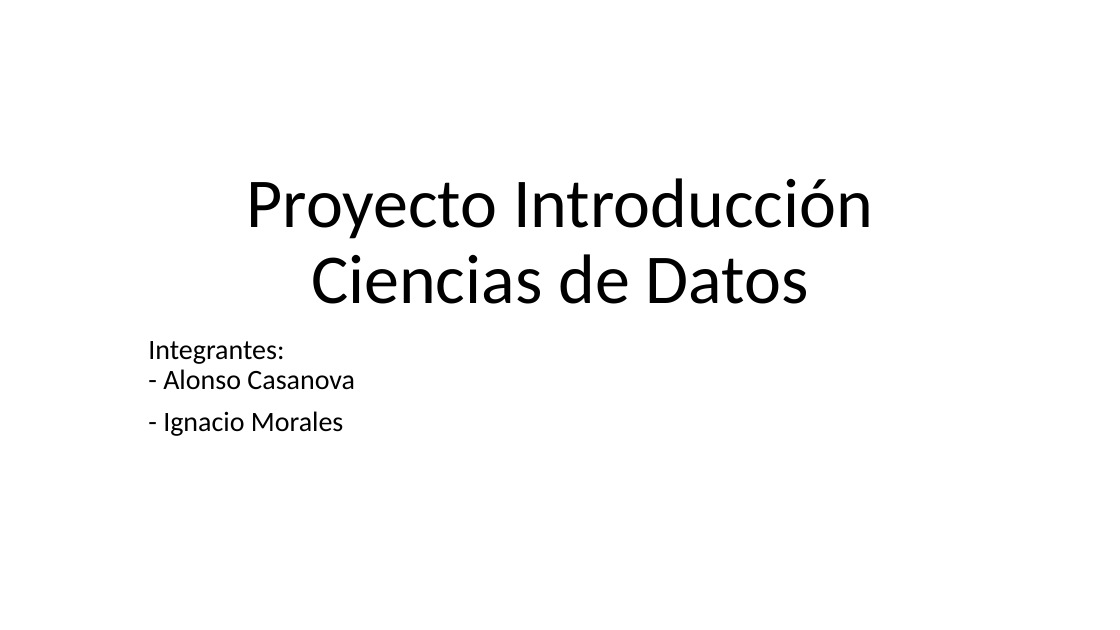
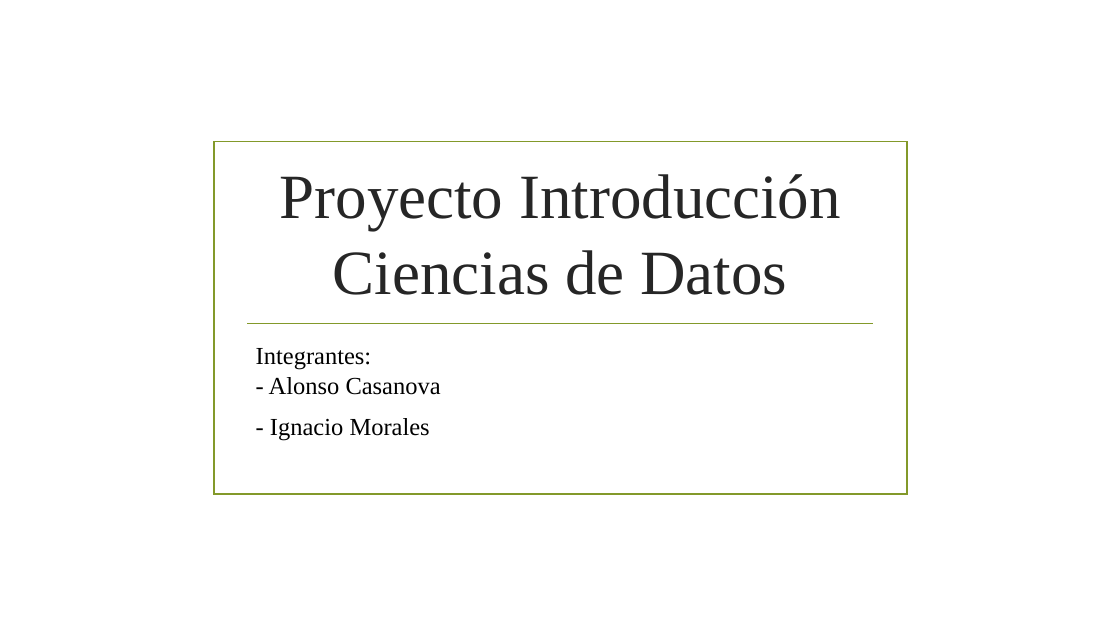
Before and after one commit to AlonsoCasanova/Proyecto-IMT2200, a slide deck: slide 1 of presentacion.pptx. Drawn at 1120x630 pixels with LibreOffice and Linux fonts; fonts in the diff are those of the drawing; background and template pictures are left out. Boxes give left, top, right and bottom in pixels: in the first picture for what was removed or moved away, otherwise in the second. Text is boxed around its words. In the diff, an @@ line names an element or a change of style, - is before the commit and + after.

```diff
--- a/presentacion.pptx
+++ b/presentacion.pptx
@@ rectangle added at box(214, 142, 907, 494), outline #83992A 1.25 pt @@
@@ title "Proyecto Introducción Ciencias de Datos": place and size @@
-title "Proyecto Introducción Ciencias de Datos" at box(247, 178, 873, 304)
+title "Proyecto Introducción Ciencias de Datos" at box(280, 174, 841, 295)
@@ title "Proyecto Introducción Ciencias de Datos" at box(280, 174, 841, 295): size 60 to 54 pt, font Calibri to Times New Roman, text colour #000000 to #262626; line spacing 0.9 to 1 @@
@@ line added from (247, 323) to (874, 323), #83992A 1.25 pt @@
@@ subtitle "Integrantes: - Alonso Casanova": place and size @@
-subtitle "Integrantes: - Alonso Casanova" at box(148, 341, 355, 436)
+subtitle "Integrantes: - Alonso Casanova" at box(256, 348, 441, 441)
@@ subtitle "Integrantes: - Alonso Casanova" at box(256, 348, 441, 441): size 24 to 21 pt, font Calibri to Times New Roman; line spacing 0.9 to 1 @@
```
Also in this commit, not shown: 6 other slides changed, 2 slides added, 1 slide removed, 4 other files.
